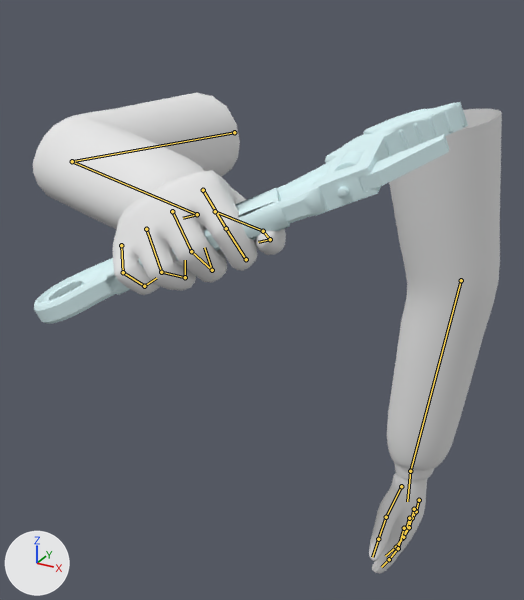
Renders of the Blender file weapons/new/FF - Spanner.blend from each side of a commit.
Both versions are drawn from a camera (50 mm lens) standing at (18.0, -33.1, 3.0) and looking at (1.1, -2.2, -12.5). Lighting does not change. The marker at lower left points along +X, +Y and +Z. The older version comes first. Both versions are drawn at frame 3 of the action 'swing32'; the numbers are the values there. The bones that change, and the others that lie on the model, are drawn over the model as lines.

In view in the first picture: 'default_arms.002', 'reference_Spanner ref'.
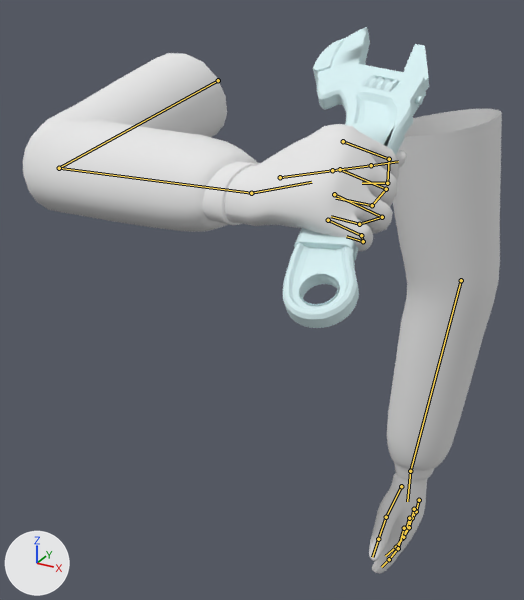
The change in detail:
Bone 'rig_hand_r' (bone_rig_hand_r) moves from (-4.9, -37.2, 11.7) to (-4.1, -38.9, 10.7).
Bone 'rig_hand_r' (bone_rig_hand_r) turns from (117, -2, 37) to (179, -41, 17) degrees about its own x, y and z.
Bone 'rig_r' (bone_rig_r) moves from (-5.9, -29.8, 17.1) to (-14.1, -33.6, 27.5).
Bone 'rig_upperarm_r' (bone_rig_upperarm_r) moves from (-6.1, 0.3, -8.0) to (-2.6, 0.2, -6.1).

Pixel boxes (x1, y1, x2, y2) of what changed, in the pictures (524 x 600 px):
'default_arms.002', posed (8% taller): before (33, 93, 502, 574); after (23, 53, 502, 574)
'reference_Spanner ref', posed (66% narrower, 35% taller): before (34, 102, 468, 324); after (283, 27, 429, 328)
